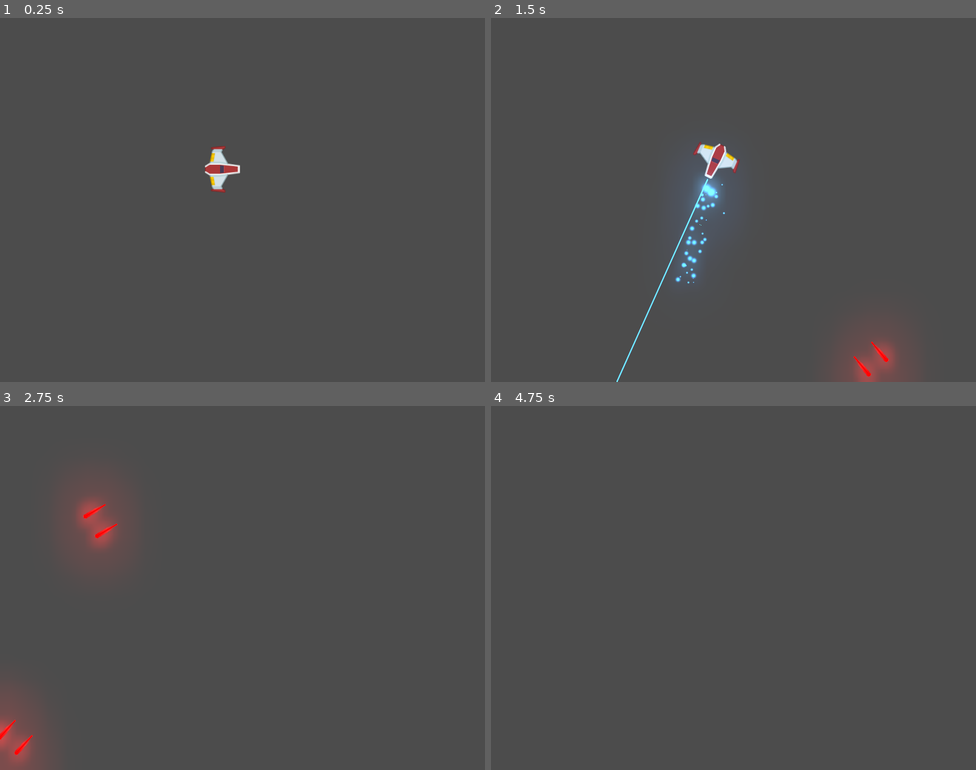
Above: before the commit, frames 1-4 (two rows, left to right).
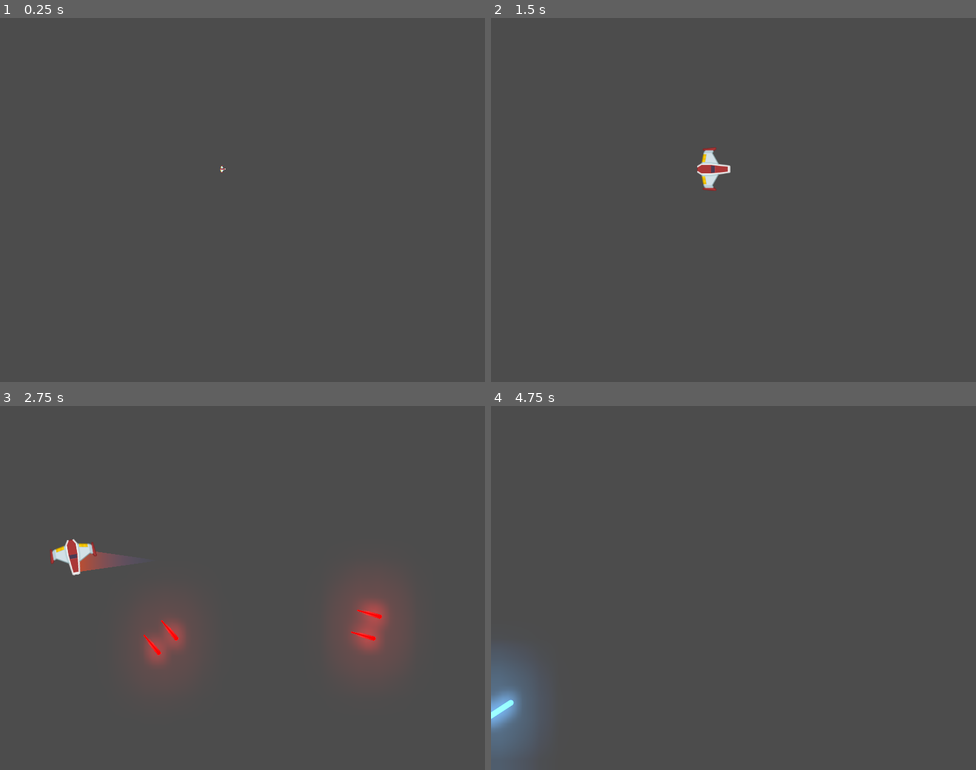
Above: after the commit, the same moments.

Repository: MPGG/Meteoritos
Game: Godot game, scene res://Juego/Niveles/NivelTest.tscn
Same seed, same stepped clock (60 frames per second), same inputs: the game is played once before the commit and once after it.
Inputs:
- Up to frame 1 (0.25 s): no input
- Up to frame 2 (1.5 s): tap Enter at 0.5 s; hold Right (turnRight) 0.53-1.28 s; hold Z (fire) 0.53-1.28 s; hold S (moveBackwards) from 1.28 s (still down); tap X (fire2) at 1.35 s
- Up to frame 3 (2.75 s): release S (moveBackwards) at 2.03 s; hold Right (turnRight) from 2.03 s (still down); hold Z (fire) from 2.03 s (still down)
- Up to frame 4 (4.75 s): release Right (turnRight) at 2.78 s; release Z (fire) at 2.78 s; hold Up (moveForward) 2.78-3.53 s; tap X (fire2) at 2.85, 4.35 s; hold Z (fire) 3.53-4.28 s; hold A (turnLeft) from 3.53 s (still down); tap Space at 4.25 s

The runs differ from the first frame. In frame 1, 0.5% of the frame differs, in the area x 42-50%, y 35-48%; in frame 2, 3.6%; in frame 3, 6.8%, in the area x 0-83%, y 23-100%; in frame 4, 2.6%.

Commit message:
+FSM de jugador, animacion de spawn

Diff:
--- a/Juego/Naves/Player/Canon.gd
+++ b/Juego/Naves/Player/Canon.gd
@@ -13,6 +13,7 @@
 onready var disparo_sfx = $DisparoSFX
 onready var esta_enfriado:bool = true
 onready var esta_disparando:bool = false setget set_esta_disparando
+onready var puede_disparar:bool = false setget set_puede_disparar
 
 #Atts
 var puntos_disparo:Array = []
@@ -21,6 +22,9 @@
 
 func set_esta_disparando(disparando: bool) -> void:
 	esta_disparando = disparando
+
+func set_puede_disparar(duenio_puede: bool) -> void:
+	puede_disparar = duenio_puede
 
 #callbacks
 
--- a/Juego/Naves/Player/Player.gd
+++ b/Juego/Naves/Player/Player.gd
@@ -6,20 +6,28 @@
 export var potencia_rotacion:int = 170
 export var estela_maxima:int = 150
 
+#Enum
+enum ESTADO {SPAWN, VIVO, INVENCIBLE, MUERTO}
 
 #Atributos
 var empuje:Vector2 = Vector2.ZERO
 var dir_rotacion:int = 0
+var estado_actual:int = ESTADO.SPAWN
 
 #Onreadys
 onready var canon = $Canon
 onready var laser = $LaserBeam2D
 onready var estela: Estela = $Pos2DTrailInicio/Trail2D
 onready var motor_sfx:Motor = $SfxMotor
+onready var colisionador: CollisionShape2D = $CollisionShape2D
 
-#Metodos
+#Callbacks
+func _ready() -> void:
+	cambiar_estado(estado_actual)
 
 func _unhandled_input(event) -> void:
+	if not esta_input_activo():
+		return
 	if event.is_action_pressed("fire2"):
 		laser.set_is_casting(true)
 	if event.is_action_released("fire2"):
@@ -42,7 +50,28 @@
 func _process(delta) -> void:
 	playerInput()
 
+#Funcs
+func cambiar_estado(estado: int) -> void:
+	match estado:
+		ESTADO.SPAWN:
+			colisionador.set_deferred("disabled", true)
+			canon.set_puede_disparar(false)
+		ESTADO.VIVO:
+			colisionador.set_deferred("disabled", false)
+			canon.set_puede_disparar(true)
+		ESTADO.INVENCIBLE:
+			colisionador.set_deferred("disabled", true)
+		ESTADO.MUERTO:
+			colisionador.set_deferred("disabled",true)
+			canon.set_puede_disparar(true)
+			queue_free()
+		_:
+			printerr("Error de estado de jugador")
+	estado_actual = estado
+
 func playerInput() -> void:
+	if not esta_input_activo():
+		return
 	empuje = Vector2.ZERO
 	if Input.is_action_pressed("moveForward"):
 		empuje = Vector2(potencia_motor,0)
@@ -59,3 +88,12 @@
 		canon.set_esta_disparando(true)
 	if Input.is_action_just_released("fire"):
 		canon.set_esta_disparando(false)
+func esta_input_activo() -> bool:
+	if estado_actual in [ESTADO.MUERTO, ESTADO.SPAWN]:
+		return false
+	return true
+
+
+func _on_AnimationPlayer_animation_finished(anim_name):
+	if anim_name == "spawn":
+		cambiar_estado(ESTADO.VIVO)
--- a/Juego/Naves/Player/Player.tscn
+++ b/Juego/Naves/Player/Player.tscn
@@ -13,6 +13,37 @@
 [sub_resource type="CircleShape2D" id=1]
 radius = 39.0512
 
+[sub_resource type="Animation" id=3]
+resource_name = "default"
+tracks/0/type = "value"
+tracks/0/path = NodePath("Sprite:scale")
+tracks/0/interp = 1
+tracks/0/loop_wrap = true
+tracks/0/imported = false
+tracks/0/enabled = true
+tracks/0/keys = {
+"times": PoolRealArray( 0 ),
+"transitions": PoolRealArray( 1 ),
+"update": 0,
+"values": [ Vector2( 1, 1 ) ]
+}
+
+[sub_resource type="Animation" id=4]
+resource_name = "spawn"
+length = 1.6
+tracks/0/type = "value"
+tracks/0/path = NodePath("Sprite:scale")
+tracks/0/interp = 1
+tracks/0/loop_wrap = true
+tracks/0/imported = false
+tracks/0/enabled = true
+tracks/0/keys = {
+"times": PoolRealArray( 0, 1.6 ),
+"transitions": PoolRealArray( 1, 1 ),
+"update": 0,
+"values": [ Vector2( 0, 0 ), Vector2( 1, 1 ) ]
+}
+
 [node name="Player" type="RigidBody2D"]
 z_index = 50
 z_as_relative = false
@@ -25,6 +56,7 @@
 
 [node name="Sprite" type="Sprite" parent="."]
 rotation = 1.5708
+scale = Vector2( 1e-05, 1e-05 )
 texture = ExtResource( 1 )
 
 [node name="CollisionShape2D" type="CollisionShape2D" parent="."]
@@ -48,3 +80,10 @@
 target_path = NodePath("..")
 
 [node name="SfxMotor" parent="." instance=ExtResource( 6 )]
+
+[node name="AnimationPlayer" type="AnimationPlayer" parent="."]
+autoplay = "spawn"
+anims/default = SubResource( 3 )
+anims/spawn = SubResource( 4 )
+
+[connection signal="animation_finished" from="AnimationPlayer" to="." method="_on_AnimationPlayer_animation_finished"]
Not shown: 1 places in Juego/Naves/Player/Player.tscn that only renumber resources
